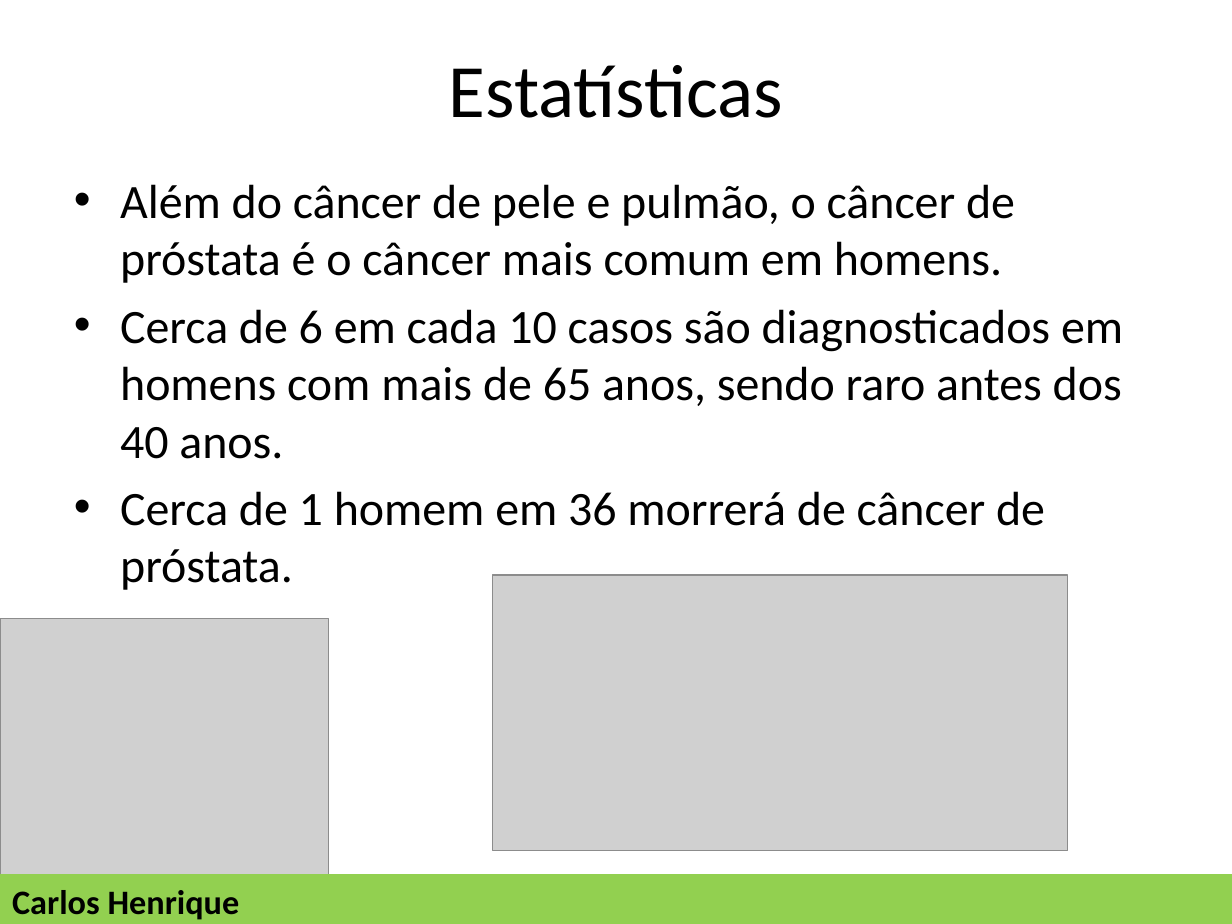
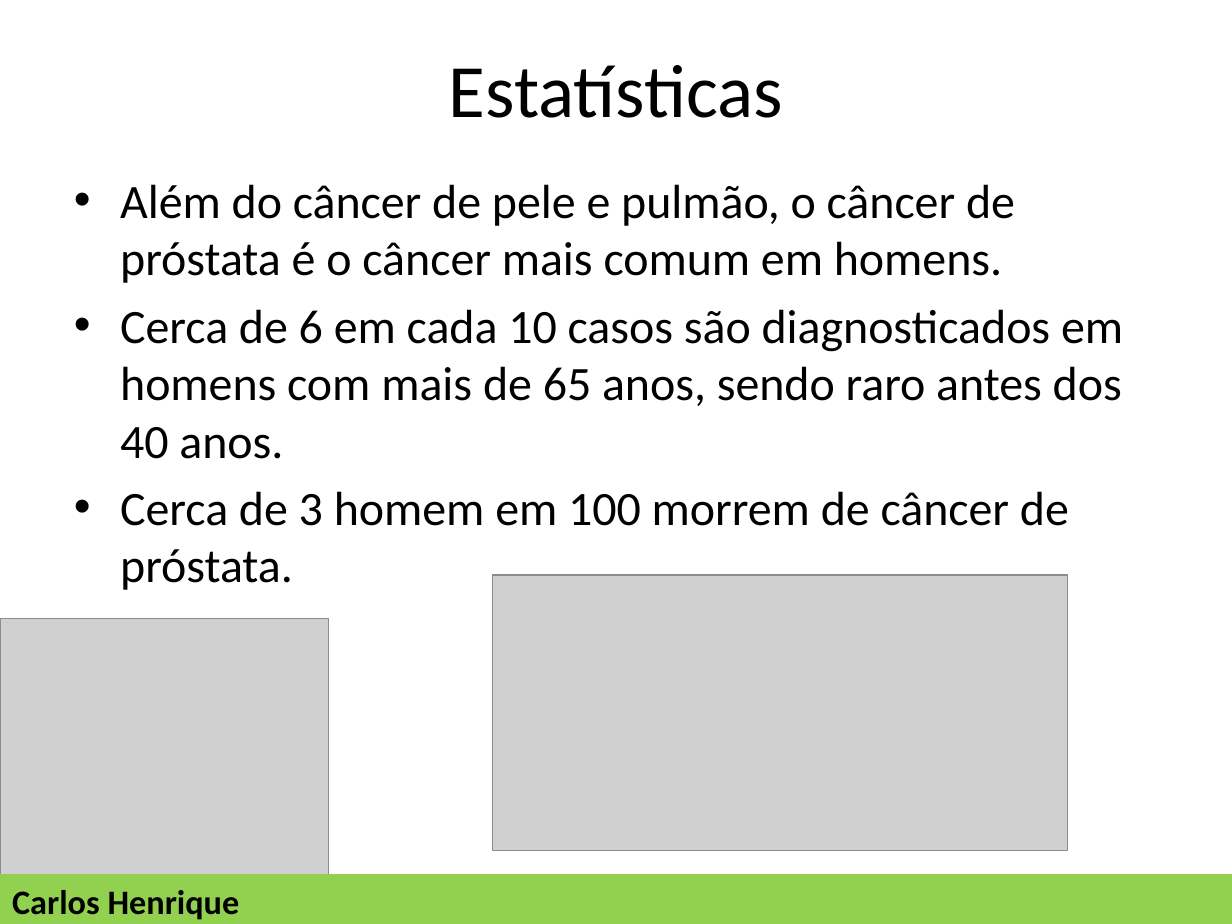
Before and after one commit to jaxbriggs/projeto_inteligencia_artificial, a slide deck: slide 3 of Apresentação.pptx. Drawn at 1232x924 pixels with LibreOffice and Linux fonts; fonts in the diff are those of the drawing; grey boxes stand for pictures. Boxes give left, top, right and bottom in pixels: in the first picture for what was removed or moved away, otherwise in the second. Text is boxed around its words. In the diff, an @@ line names an element or a change of style, - is before the commit and + after.

```diff
--- a/Apresentação.pptx
+++ b/Apresentação.pptx
@@ text at bbox=[120, 491, 1069, 590]: text changed @@
-• Cerca de 1 homem em 36 morrerá de câncer de próstata.
+• Cerca de 3 homem em 100 morrem de câncer de próstata.
```
Also in this commit, not shown: 1 other slide changed.
